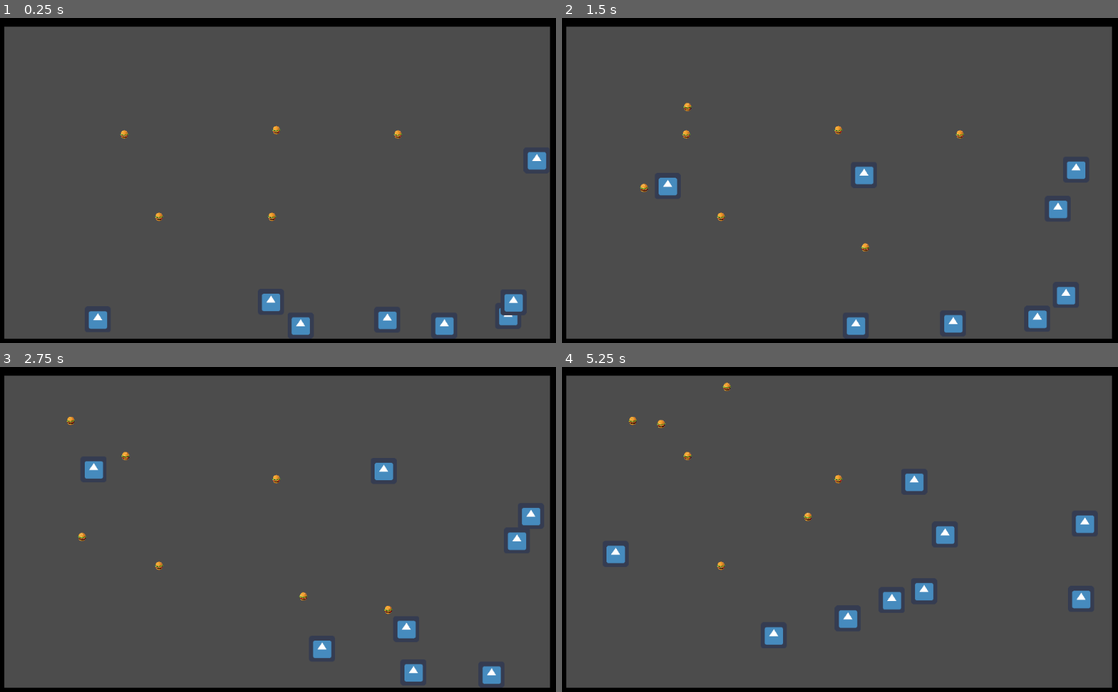
Above: before the commit, frames 1-4 (two rows, left to right).
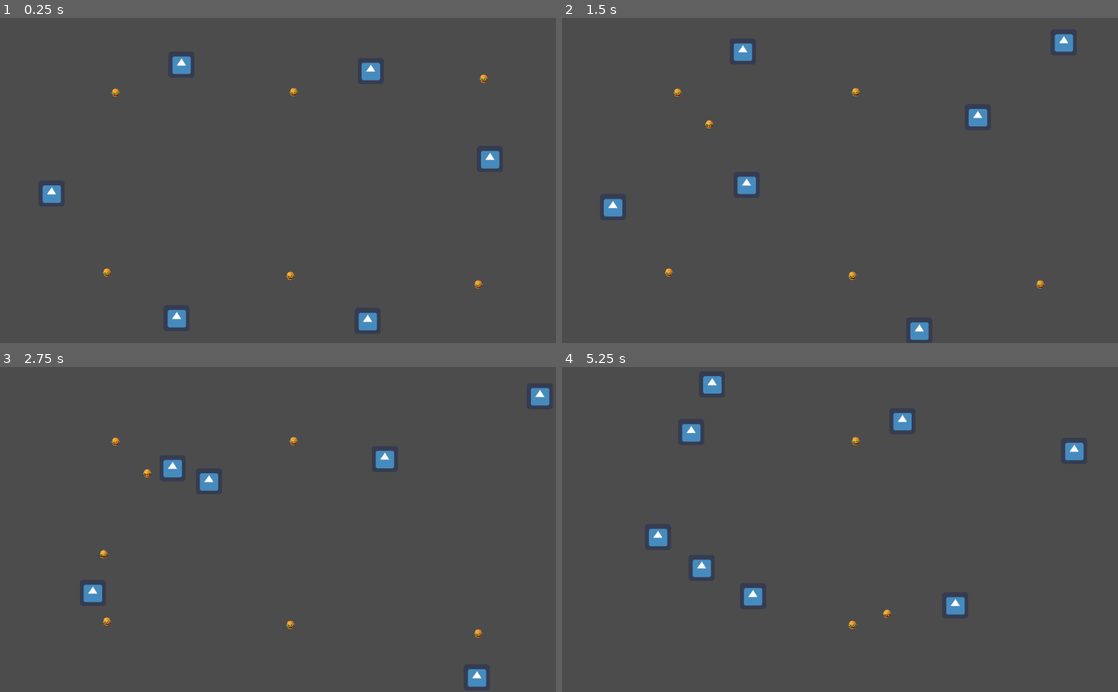
Above: after the commit, the same moments.

Repository: SachJay/LifeSimulator
Game: Godot game, scene res://Scenes/World.tscn
Two runs of this game, one before a commit and one after it. Both use one fixed random seed, a clock stepped at 60 frames per second and the inputs below. The engine's default icon, where the game draws it, is replaced by a stand-in: a white triangle on a blue panel in a dark square.
Inputs:
- Up to frame 1 (0.25 s): no input
- Up to frame 2 (1.5 s): no input
- Up to frame 3 (2.75 s): no input
- Up to frame 4 (5.25 s): no input

The runs differ from the first frame. In frame 1, 8.7% of the frame differs, in the area x 0-100%, y 0-100%; in frame 2, 8.8%; in frame 3, 8.7%; in frame 4, 9.3%.

Commit message:
finishes alpha version with 0 traits and evolutions

Diff:
--- a/app/Scenes/Generator.gd
+++ b/app/Scenes/Generator.gd
@@ -15,14 +15,14 @@
 #	var child = load("res://Scenes/animal.tscn").instance()
 #	self.add_child(child)
 
-	if counter % 1 == 0:
+	if counter % 2 == 0:
 		var food = load("res://Scenes/food.tscn").instance()
 		food.position.x = rng.randf_range(-450, 450)
 		food.position.y = rng.randf_range(-250, 250)
 		self.add_child(food)
 
 	if counter % 25 == 0:
-		get_tree().call_group("animals", "consume_food")
+		#end of day
 		counter = 0
 
 	print("1 sec has passed")
--- a/app/Scenes/World.tscn
+++ b/app/Scenes/World.tscn
@@ -10,69 +10,66 @@
 script = ExtResource( 4 )
 
 [node name="animal8" parent="." instance=ExtResource( 2 )]
-position = Vector2( -371, -145 )
+position = Vector2( 180, 236 )
 
 [node name="animal9" parent="." instance=ExtResource( 2 )]
-position = Vector2( -379, 219 )
+position = Vector2( -152, 232 )
+
+[node name="animal10" parent="." instance=ExtResource( 2 )]
+position = Vector2( -424, 3 )
+
+[node name="animal11" parent="." instance=ExtResource( 2 )]
+position = Vector2( -135, -225 )
+
+[node name="animal12" parent="." instance=ExtResource( 2 )]
+position = Vector2( 160, -224 )
 
 [node name="animal13" parent="." instance=ExtResource( 2 )]
-position = Vector2( -51, 211 )
-
-[node name="animal14" parent="." instance=ExtResource( 2 )]
-position = Vector2( 169, 219 )
-
-[node name="animal15" parent="." instance=ExtResource( 2 )]
-position = Vector2( 389, 223 )
-
-[node name="animal10" parent="." instance=ExtResource( 2 )]
-position = Vector2( 389, -142 )
-
-[node name="animal11" parent="." instance=ExtResource( 2 )]
-position = Vector2( 133, -130 )
-
-[node name="animal12" parent="." instance=ExtResource( 2 )]
-position = Vector2( -107, -145 )
+position = Vector2( 409, 4 )
 
 [node name="Camera2D" type="Camera2D" parent="."]
-position = Vector2( 40, 32 )
 current = true
 
 [node name="food" parent="." instance=ExtResource( 3 )]
 light_mask = 4
-position = Vector2( -179, 99 )
+position = Vector2( -315, 170 )
+
+[node name="food7" parent="." instance=ExtResource( 3 )]
+light_mask = 4
+position = Vector2( 369, 192 )
 
 [node name="food6" parent="." instance=ExtResource( 3 )]
-position = Vector2( 261, -53 )
+position = Vector2( 379, -188 )
 
 [node name="food2" parent="." instance=ExtResource( 3 )]
-position = Vector2( 29, 99 )
+position = Vector2( 23, 176 )
 
 [node name="food3" parent="." instance=ExtResource( 3 )]
 position = Vector2( 645, 515 )
 
 [node name="food4" parent="." instance=ExtResource( 3 )]
-position = Vector2( -243, -53 )
+position = Vector2( -299, -162 )
 
 [node name="food5" parent="." instance=ExtResource( 3 )]
-position = Vector2( 37, -61 )
+position = Vector2( 29, -163 )
 
 [node name="wall" parent="." instance=ExtResource( 1 )]
 modulate = Color( 0, 0, 0, 1 )
-position = Vector2( -528, 13 )
+position = Vector2( -579, -5 )
 collision_layer = 1
 
 [node name="wall2" parent="." instance=ExtResource( 1 )]
 modulate = Color( 0, 0, 0, 1 )
-position = Vector2( 16, -285 )
+position = Vector2( -35, -333 )
 scale = Vector2( 10, 0.1 )
 
 [node name="wall3" parent="." instance=ExtResource( 1 )]
 modulate = Color( 0, 0, 0, 1 )
-position = Vector2( 597, 16 )
+position = Vector2( 569, -5 )
 
 [node name="wall4" parent="." instance=ExtResource( 1 )]
 modulate = Color( 0, 0, 0, 1 )
-position = Vector2( 16, 354 )
+position = Vector2( 5, 331 )
 scale = Vector2( 10, 0.1 )
 
 [node name="Timer" type="Timer" parent="."]
--- a/app/Scenes/animal.tscn
+++ b/app/Scenes/animal.tscn
@@ -14,12 +14,10 @@
 script = ExtResource( 2 )
 
 [node name="Sprite" type="Sprite" parent="."]
-position = Vector2( 24, 16 )
 scale = Vector2( 0.75, 0.75 )
 texture = ExtResource( 1 )
 
 [node name="CollisionShape2D2" type="CollisionShape2D" parent="."]
-position = Vector2( 24.25, 16.4375 )
 scale = Vector2( 0.75, 0.75 )
 shape = SubResource( 1 )
 
@@ -29,7 +27,6 @@
 collision_mask = 5
 
 [node name="CollisionShape2D" type="CollisionShape2D" parent="Area2D"]
-position = Vector2( 32, 21.7778 )
 scale = Vector2( 0.75, 0.75 )
 shape = SubResource( 2 )
 
--- a/app/Scripts/mainscene.gd
+++ b/app/Scripts/mainscene.gd
@@ -8,10 +8,12 @@
 
 var xVelo = 500
 var yVelo = 500
-var xDir = 500
-var yDir = 500
+var xDir = 0
+var yDir = 0
 var foodConsumed = 0
 var vector
+
+var counter = 0
 
 func _ready():
 	rng.randomize()
@@ -31,6 +33,10 @@
 
 func _on_Timer_timeout():
 	timedout = true
+	counter+=1
+	if counter == 60: #every 20, 1 fodd spawns
+		consume_food()
+		counter = 0
 
 func _on_Area2D_body_entered(body):
 	if "food" in body.name:
@@ -45,9 +51,10 @@
 
 func _on_Area2D_area_entered(area):
 	if "food" in area.name:
-		if foodConsumed == 2:
+		if foodConsumed > 1:
 			var animal = load("res://Scenes/animal.tscn").instance()
-			self.add_child(animal)
+			animal.position = self.position
+			get_tree().get_root().get_node("World").add_child(animal)
 		else:
 			foodConsumed += 1
 		area.queue_free()
